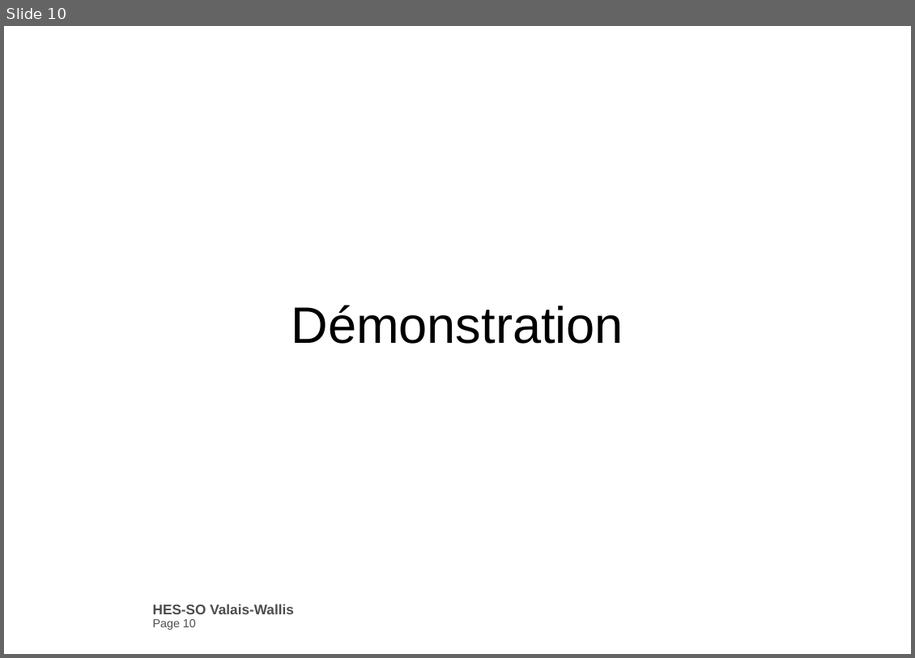
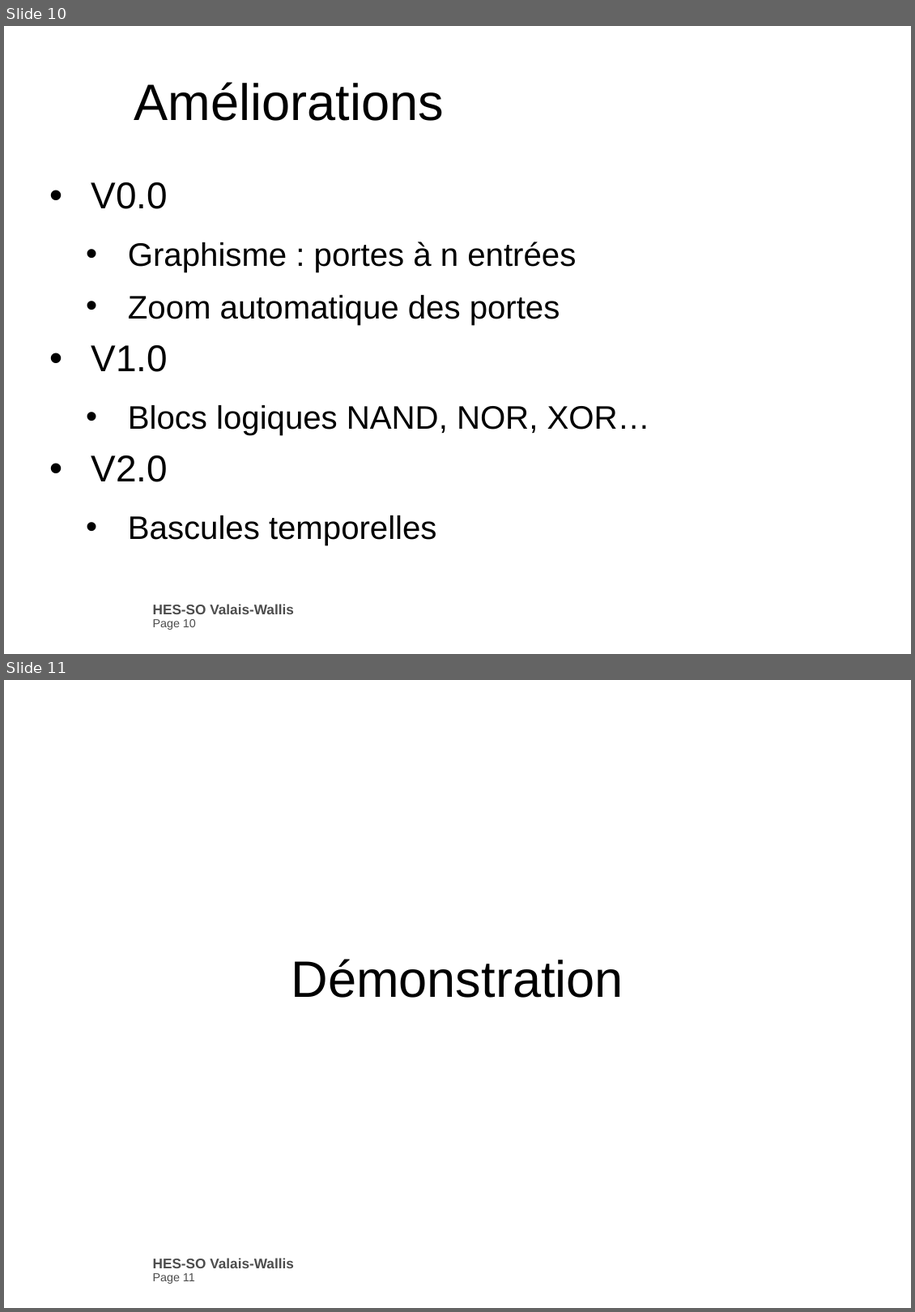
Before and after one commit to selligZeittom/Logic_emulator, a slide deck: DOC/presentationLogicEmulator.pptx. Shown one above the other, each under a label of ours: slide 10 before the commit, slides 10 and 11 after it. The pictures are 915x658 and 915x1312 pixels, drawn with LibreOffice and Linux fonts; fonts in the diff are those of the drawing; background and template pictures are left out. Boxes give left, top, right and bottom in pixels: in the first picture for what was removed or moved away, otherwise in the second. Text is boxed around its words. In the diff, an @@ line names an element or a change of style, - is before the commit and + after.

```diff
--- a/DOC/presentationLogicEmulator.pptx
+++ b/DOC/presentationLogicEmulator.pptx
@@ slide 10 added at (4, 26, 911, 654), background #FFFFFF; not listed: 1 template element that a slide beside it also shows @@
@@ title added at (134, 82, 444, 121), 44 pt, text #000000 @@
+Améliorations
@@ text added at (91, 182, 650, 545), 28 pt, text #000000 @@
+• V0.0
+  • Graphisme : portes à n entrées
+  • Zoom automatique des portes
+• V1.0
+  • Blocs logiques NAND, NOR, XOR…
+• V2.0
+  • Bascules temporelles
@@ what was slide 10 is now slide 11 @@
@@ text at (153, 1273, 195, 1283): text changed @@
-Page 10
+Page 11
```
Also in this commit, not shown: 5 slides changed, 1 other slide added, 1 slide removed, 11 other files.
